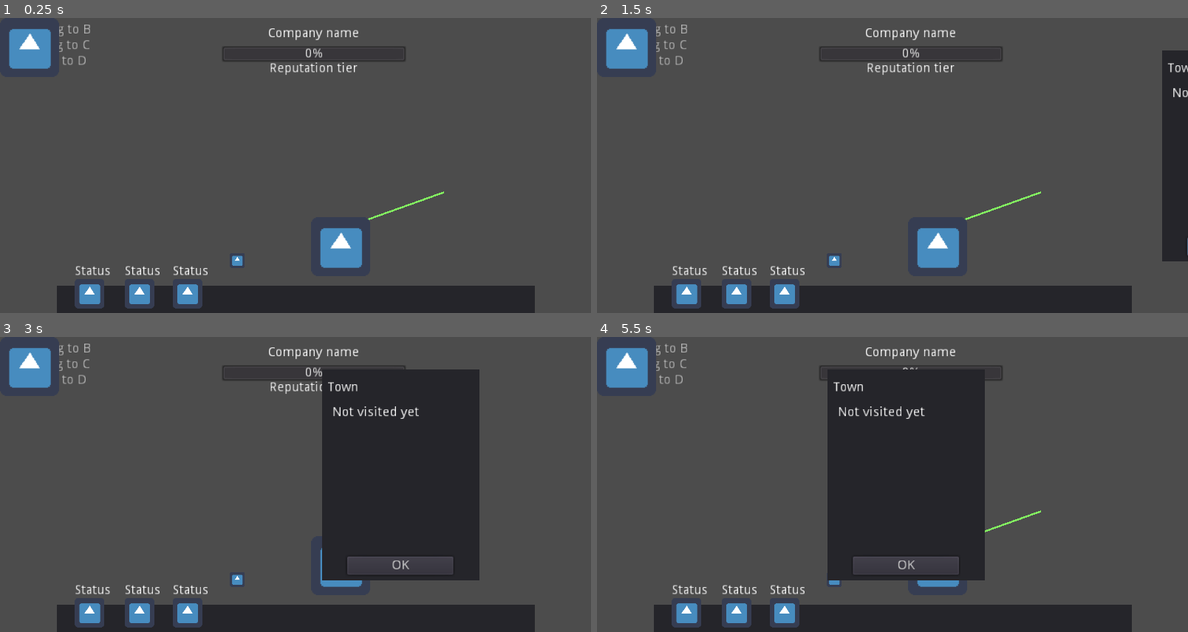
Above: before the commit, frames 1-4 (two rows, left to right).
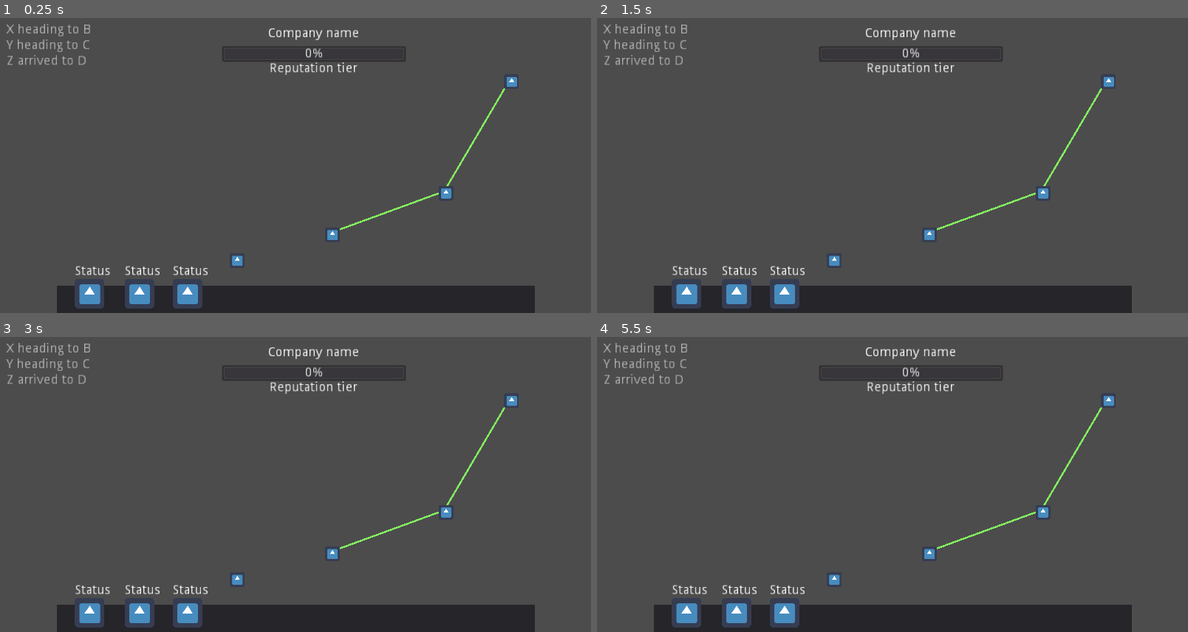
Above: after the commit, the same moments.

Repository: coderaurus/ludumdare-53
Game: Godot game, scene res://scenes/Main.tscn
Same seed, same stepped clock (60 frames per second), same inputs: the game is played once before the commit and once after it. The engine's default icon, where the game draws it, is replaced by a stand-in: a white triangle on a blue panel in a dark square.
Inputs (mouse positions are in pixels of both pictures, inside the frame that each line leads up to):
- Up to frame 1 (0.25 s): no input
- Up to frame 2 (1.5 s): click (939, 248) at 0.52 s; click (904, 248) at 1.25 s, where only the run before the commit has a clickable "OK"
- Up to frame 3 (3 s): click (88, 611) at 2.02 s; click (342, 567) at 2.77 s
- Up to frame 4 (5.5 s): click (904, 567) at 3.5 s, where only the run before the commit has a clickable "OK"; click (685, 611) at 4.27 s; click (939, 567) at 5.02 s

The runs differ from the first frame. In frame 1, 2.3% of the frame differs, in the area x 1-88%, y 2-85%; in frame 2, 5.4%; in frame 3, 19%; in frame 4, 19%.

Commit message:
Add roads

Diff:
--- a/project.godot
+++ b/project.godot
@@ -14,6 +14,11 @@
 "language": "GDScript",
 "path": "res://scripts/Game.gd"
 }, {
+"base": "Line2D",
+"class": "Road",
+"language": "GDScript",
+"path": "res://scripts/map/Road.gd"
+}, {
 "base": "Node",
 "class": "Settlement",
 "language": "GDScript",
@@ -26,6 +31,7 @@
 } ]
 _global_script_class_icons={
 "Game": "",
+"Road": "",
 "Settlement": "",
 "Settlement_Button": ""
 }
--- a/scenes/Main.tscn
+++ b/scenes/Main.tscn
@@ -7,7 +7,7 @@
 [ext_resource path="res://scripts/ui/Settlement Window.gd" type="Script" id=5]
 [ext_resource path="res://scripts/ui/Settlement_Button.gd" type="Script" id=6]
 [ext_resource path="res://scripts/map/Map.gd" type="Script" id=7]
-[ext_resource path="res://scripts/ui/TestButton.gd" type="Script" id=8]
+[ext_resource path="res://scripts/map/Road.gd" type="Script" id=8]
 
 [sub_resource type="CircleShape2D" id=1]
 radius = 8.06226
@@ -70,10 +70,19 @@
 
 [node name="Roads" type="Node2D" parent="Map"]
 
-[node name="Road 1" type="Line2D" parent="Map/Roads"]
-points = PoolVector2Array( 358, 233, 481, 189 )
+[node name="Road" type="Line2D" parent="Map/Roads"]
 width = 2.0
 default_color = Color( 0.509804, 0.929412, 0.376471, 1 )
+script = ExtResource( 8 )
+s_path_a = NodePath("../../Settlements/Settlement")
+s_path_b = NodePath("../../Settlements/Settlement2")
+
+[node name="Road2" type="Line2D" parent="Map/Roads"]
+width = 2.0
+default_color = Color( 0.509804, 0.929412, 0.376471, 1 )
+script = ExtResource( 8 )
+s_path_a = NodePath("../../Settlements/Settlement2")
+s_path_b = NodePath("../../Settlements/Settlement3")
 
 [node name="Settlements" type="Node2D" parent="Map"]
 
@@ -91,6 +100,15 @@
 settlement_name = "Town 2"
 
 [node name="CollisionShape2D" type="CollisionShape2D" parent="Map/Settlements/Settlement2"]
+shape = SubResource( 1 )
+
+[node name="Settlement3" type="Area2D" parent="Map/Settlements"]
+position = Vector2( 552, 67 )
+script = ExtResource( 4 )
+settlement_name = "Town 3"
+contact_name = "Johnette"
+
+[node name="CollisionShape2D" type="CollisionShape2D" parent="Map/Settlements/Settlement3"]
 shape = SubResource( 1 )
 
 [node name="UI" type="Control" parent="."]
@@ -122,8 +140,10 @@
 s_path = NodePath("../../../Map/Settlements/Settlement")
 
 [node name="TextureButton" type="TextureButton" parent="UI/Settlements/Settlement 1"]
-margin_right = 40.0
-margin_bottom = 40.0
+margin_right = 64.0
+margin_bottom = 64.0
+rect_scale = Vector2( 0.25, 0.25 )
+rect_pivot_offset = Vector2( -8, -8 )
 texture_normal = ExtResource( 3 )
 
 [node name="Settlement 2" type="Control" parent="UI/Settlements"]
@@ -133,6 +153,28 @@
 margin_bottom = 205.0
 script = ExtResource( 6 )
 s_path = NodePath("../../../Map/Settlements/Settlement2")
+
+[node name="TextureButton" type="TextureButton" parent="UI/Settlements/Settlement 2"]
+margin_right = 64.0
+margin_bottom = 64.0
+rect_scale = Vector2( 0.25, 0.25 )
+rect_pivot_offset = Vector2( -8, -8 )
+texture_normal = ExtResource( 3 )
+
+[node name="Settlement 3" type="Control" parent="UI/Settlements"]
+margin_left = 384.0
+margin_top = 128.0
+margin_right = 424.0
+margin_bottom = 168.0
+script = ExtResource( 6 )
+s_path = NodePath("../../../Map/Settlements/Settlement3")
+
+[node name="TextureButton" type="TextureButton" parent="UI/Settlements/Settlement 3"]
+margin_right = 64.0
+margin_bottom = 64.0
+rect_scale = Vector2( 0.25, 0.25 )
+rect_pivot_offset = Vector2( -8, -8 )
+texture_normal = ExtResource( 3 )
 
 [node name="Menu" type="Control" parent="UI"]
 visible = false
@@ -509,21 +551,10 @@
 margin_bottom = 173.0
 text = "OK"
 
-[node name="Control2" type="Control" parent="UI"]
-margin_right = 40.0
-margin_bottom = 40.0
-
-[node name="Control" type="Control" parent="UI/Control2"]
-margin_right = 40.0
-margin_bottom = 40.0
-script = ExtResource( 8 )
-
-[node name="TextureButton" type="TextureButton" parent="UI/Control2/Control"]
-margin_right = 64.0
-margin_bottom = 64.0
-texture_normal = ExtResource( 3 )
-
 [connection signal="on_enter" from="Map/Settlements/Settlement" to="Map/Settlements/Settlement" method="_on_enter"]
+[connection signal="on_enter" from="Map/Settlements/Settlement2" to="Map/Settlements/Settlement2" method="_on_enter"]
+[connection signal="on_enter" from="Map/Settlements/Settlement3" to="Map/Settlements/Settlement3" method="_on_enter"]
 [connection signal="pressed" from="UI/Settlements/Settlement 1/TextureButton" to="UI/Settlements/Settlement 1" method="_open"]
+[connection signal="pressed" from="UI/Settlements/Settlement 2/TextureButton" to="UI/Settlements/Settlement 2" method="_open"]
+[connection signal="pressed" from="UI/Settlements/Settlement 3/TextureButton" to="UI/Settlements/Settlement 3" method="_open"]
 [connection signal="pressed" from="UI/Settlement/Window/Button" to="UI/Settlement/Window" method="_close"]
-[connection signal="pressed" from="UI/Control2/Control/TextureButton" to="UI/Control2/Control" method="_on_TextureButton_pressed"]
--- a/scripts/map/Map.gd
+++ b/scripts/map/Map.gd
@@ -9,6 +9,7 @@
 
 # Called when the node enters the scene tree for the first time.
 func _ready():
+	_init_roads()
 	pass # Replace with function body.
 
 func get_settlement(index):
@@ -16,3 +17,9 @@
 # Called every frame. 'delta' is the elapsed time since the previous frame.
 #func _process(delta):
 #	pass
+
+func _init_roads():
+	print("Init roads")
+	for i in $Roads.get_child_count():
+		var r : Road = $Roads.get_child(i)
+		r.init()
--- /dev/null
+++ b/scripts/map/Road.gd
@@ -0,0 +1,26 @@
+extends Line2D
+
+class_name Road
+
+export var s_path_a : NodePath # settlement node
+onready var s_node_a = get_node(s_path_a)
+
+export var s_path_b : NodePath # settlement node
+onready var s_node_b = get_node(s_path_b)
+
+# Declare member variables here. Examples:
+# var a = 2
+# var b = "text"
+
+
+# Called when the node enters the scene tree for the first time.
+func _ready():
+	pass # Replace with function body.
+
+func init():
+	print("%s %s" % [s_node_a.position, s_node_b.position])
+	add_point(s_node_a.position)
+	add_point(s_node_b.position)
+# Called every frame. 'delta' is the elapsed time since the previous frame.
+#func _process(delta):
+#	pass
--- a/scripts/ui/Settlement_Button.gd
+++ b/scripts/ui/Settlement_Button.gd
@@ -11,15 +11,12 @@
 func _ready():
 	pass # Replace with function body.
 
-
-#func _process(delta):
-#	if s_node != null:
-#		rect_position = s_node.position
-
+func _process(delta):
+	if rect_position != s_node.position:
+		rect_position = s_node.position
 
 func _open():
-	print("Its a me")
-#	s_node.on_enter()
+	print("Opening %s" % s_node)
 	s_node.emit_signal("on_enter")
 
 
Not shown, changed: .gitignore
